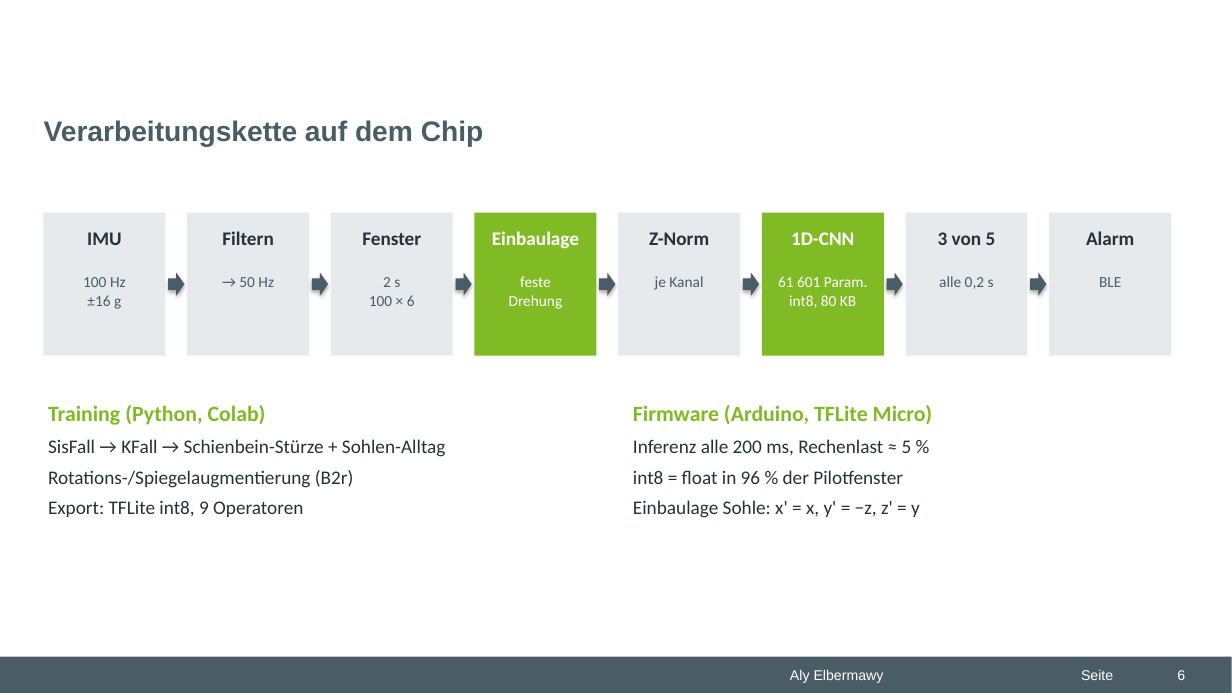
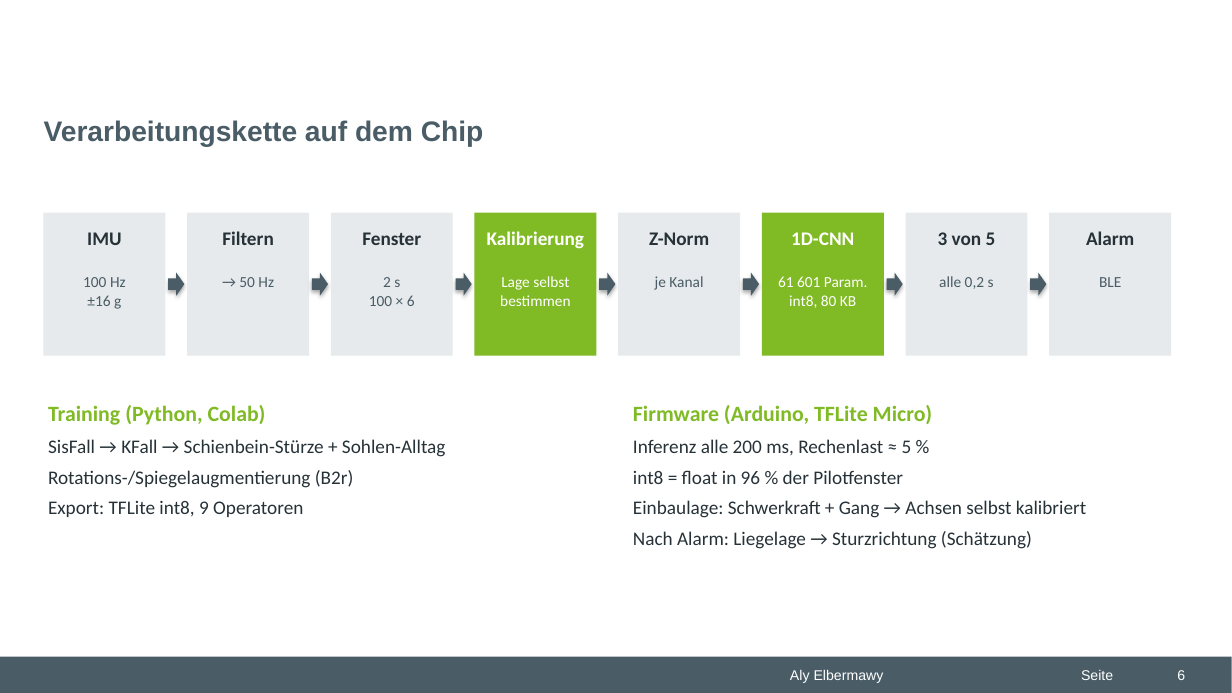
Before and after one commit to Alyelb/ML-Modell-for-Fall-detection, a slide deck: slide 6 of praesentation/Praesentation_Sturzerkennung.pptx. Drawn at 1232x693 pixels with LibreOffice and Linux fonts; fonts in the diff are those of the drawing; background and template pictures are left out. Boxes give left, top, right and bottom in pixels: in the first picture for what was removed or moved away, otherwise in the second. Text is boxed around its words. In the diff, an @@ line names an element or a change of style, - is before the commit and + after.

```diff
--- a/praesentation/Praesentation_Sturzerkennung.pptx
+++ b/praesentation/Praesentation_Sturzerkennung.pptx
@@ text at box(487, 231, 584, 249): text changed @@
-Einbaulage
+Kalibrierung
@@ text at box(500, 276, 570, 306): text changed @@
-feste
-Drehung
+Lage selbst
+bestimmen
@@ text at box(633, 500, 1086, 549): text changed @@
-Einbaulage Sohle: x' = x, y' = −z, z' = y
+Einbaulage: Schwerkraft + Gang → Achsen selbst kalibriert
+Nach Alarm: Liegelage → Sturzrichtung (Schätzung)
```
Also in this commit, not shown: 1 other slide changed, 9 other files.
